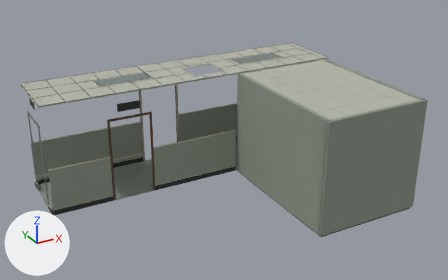
A saved change to the FBX model unreal/ArtSource/Office/Export/SM_Office_Room.fbx.
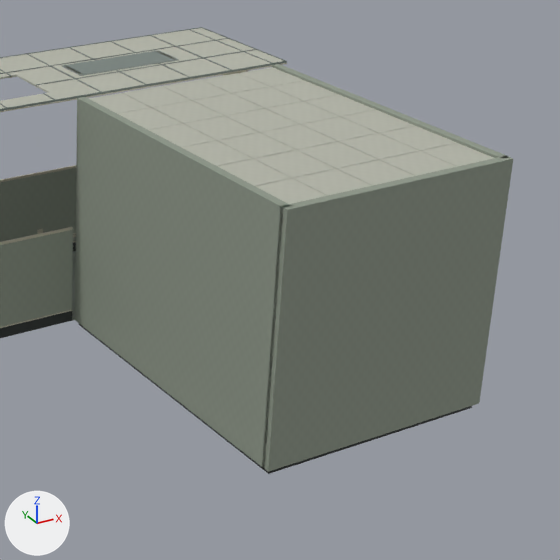
Each version appears first whole from a 50 mm camera at (-8.62, -19.87, 7.63) aimed at (-1.88, -7.61, 1.5), and next in a close-up on the part from 46% to 100% of the width and 11% to 98% of the height. The lights are fixed; the arrows at lower left show +X, +Y and +Z. The last two pictures show the newer version. Vertices at exactly the same position are counted once.

The first close-up shows 'SM_Office_Room'.
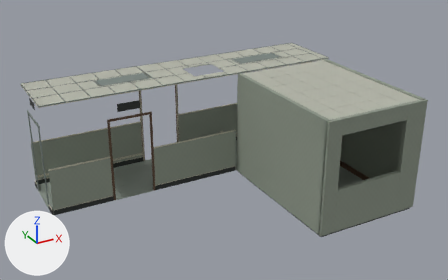
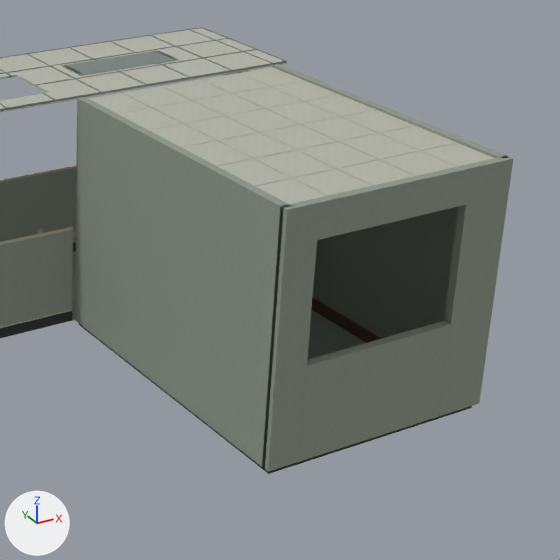
Changed parts and their boxes (x1, y1, x2, y2) in the close-ups (560 x 560 px):
part 1 of me_cube_575, added: after (268, 156, 513, 472)

The change in detail:
me_cube_575 is used by ob_sm_office_room; location (0.0, 0.0, 0.0).
me_cube_575 had 48477 vertices, 94884 faces and spanned x -6.01..2.01, y -10.42..-4.79, z -0.07..2.8.
me_cube_575 now has 48761 vertices, 95448 faces and spans x -6.01..2.01, y -10.42..-4.79, z -0.07..2.8.
me_cube_575 part 1: 284 vertices added at x -0.55..1.3, y -10.42..-10.32, z 0.0..2.78.
